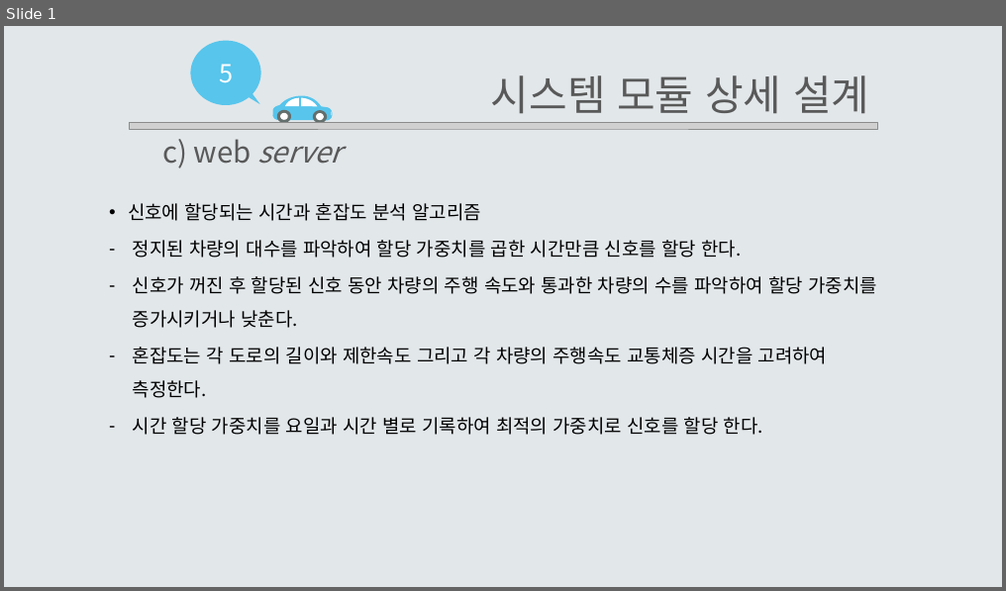
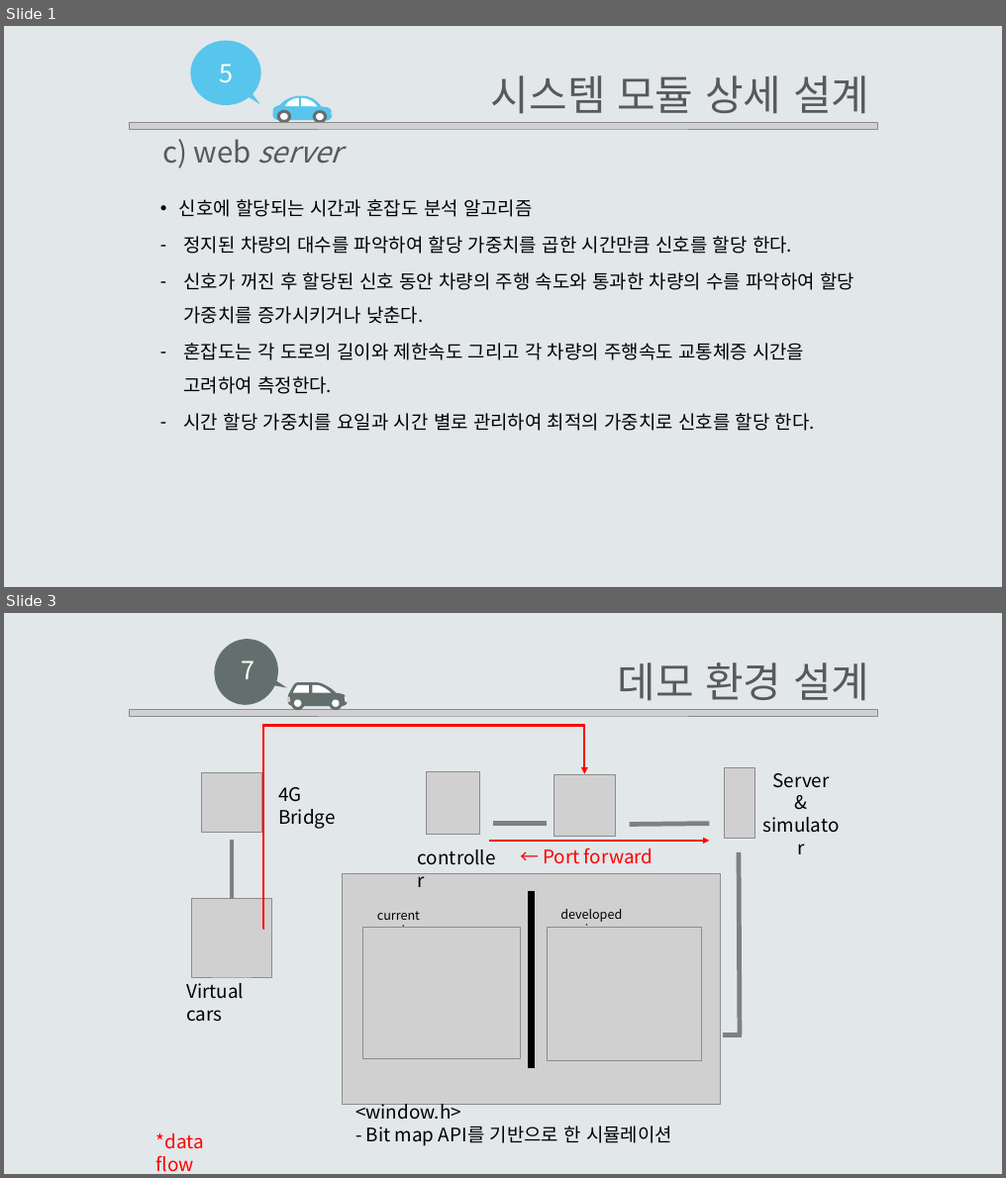
Before and after one commit to EomHeeSang/grad_proj, a slide deck: 발표자료/설계서2-14(엄희상,박주호,김태경)_변경사항.pptx. Shown one above the other, each under a label of ours: slide 1 before the commit, slides 1 and 3 after it; the slides between them are not shown. The pictures are 1006x591 and 1006x1178 pixels, drawn with LibreOffice and Linux fonts; fonts in the diff are those of the drawing; grey boxes stand for pictures. Boxes give left, top, right and bottom in pixels: in the first picture for what was removed or moved away, otherwise in the second. Text is boxed around its words. In the diff, an @@ line names an element or a change of style, - is before the commit and + after.

```diff
--- a/발표자료/설계서2-14(엄희상,박주호,김태경)_변경사항.pptx
+++ b/발표자료/설계서2-14(엄희상,박주호,김태경)_변경사항.pptx
@@ slide 3 added at [4,613,1002,1174], background #E2E7EA @@
@@ group added at [129,629,877,719]: 11 freeform shapes, 2 texts, 1 picture @@
+데모 환경 설계
+7
@@ elbow arrow added from (263, 929) to (585, 774), #FF0000 2.25 pt @@
@@ group added at [192,773,335,977]: 2 pictures, 1 line, 1 text @@
+4G Bridge
@@ picture added at [426,771,479,834] @@
@@ picture added at [553,774,615,836] @@
@@ picture added at [724,768,754,838] @@
@@ text added at [773,773,830,788], 18 pt, text #000000 @@
+Server
+&
+simulator
@@ text added at [411,843,507,872], 18 pt, text #000000 @@
+controller
@@ arrow added from (489, 841) to (709, 841), #FF0000 1.5 pt @@
@@ line added from (493, 823) to (547, 823), #808080 4.5 pt @@
@@ text added at [543,848,653,864], 18 pt, text #FF0000 @@
+← Port forward
@@ line added from (630, 824) to (709, 823), #808080 4.5 pt @@
@@ line added from (740, 1035) to (740, 853), #808080 4.5 pt @@
@@ group added at [343,874,721,1105]: 3 pictures, 2 texts, 1 line @@
+current service
+developed service
@@ text added at [186,983,244,1022], 18 pt, text #000000 @@
+Virtual cars
@@ line added from (723, 1035) to (742, 1035), #808080 4.5 pt @@
@@ text added at [355,1104,672,1147], 18 pt, text #000000 @@
+<window.h>
+- Bit map API를 기반으로 한 시뮬레이션
@@ text added at [156,1134,204,1172], 18 pt, text #FF0000 @@
+*data flow
@@ slide 1 changed as well @@
@@ text "신호에 할당되는 시간과 혼잡도 분석 ...": place and size @@
-text "신호에 할당되는 시간과 혼잡도 분석 ..." at [128,203,877,435]
+text "신호에 할당되는 시간과 혼잡도 분석 ..." at [179,199,854,431]
@@ text at [184,413,815,431]: text changed @@
-  – 시간 할당 가중치를 요일과 시간 별로 기록하여 최적의 가중치로 신호를 할당 한다.
+  – 시간 할당 가중치를 요일과 시간 별로 관리하여 최적의 가중치로 신호를 할당 한다.
```
Also in this commit, not shown: 1 other slide added, 1 slide removed, 4 other files.
